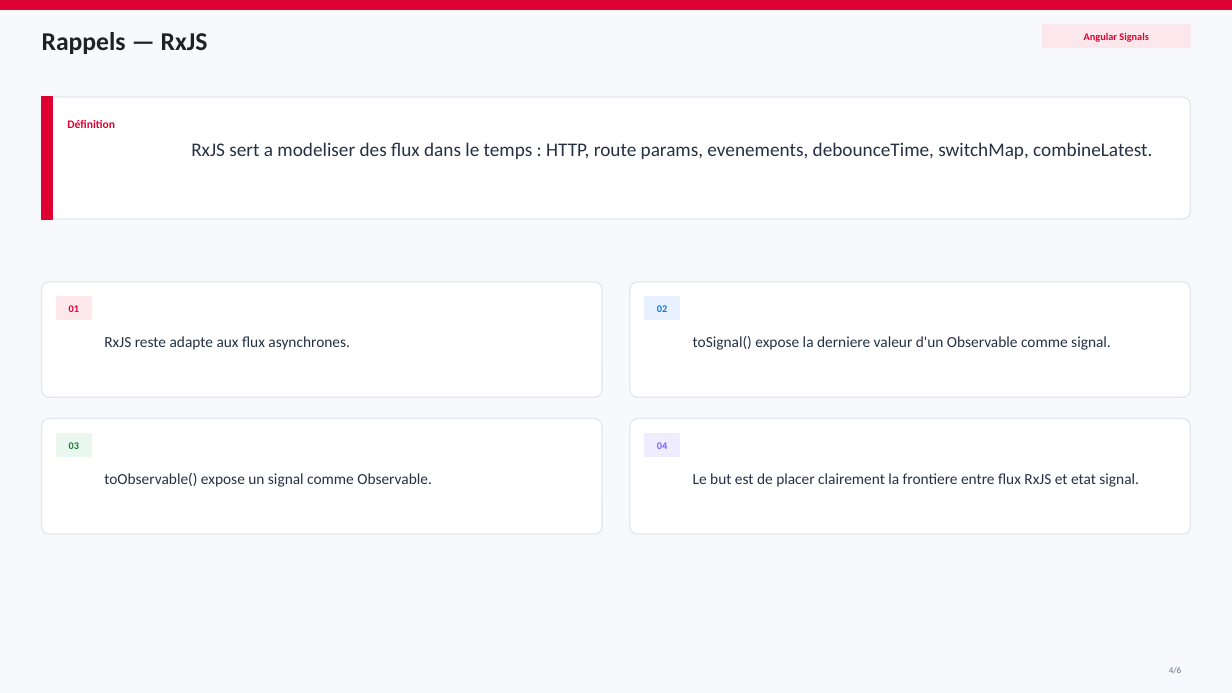
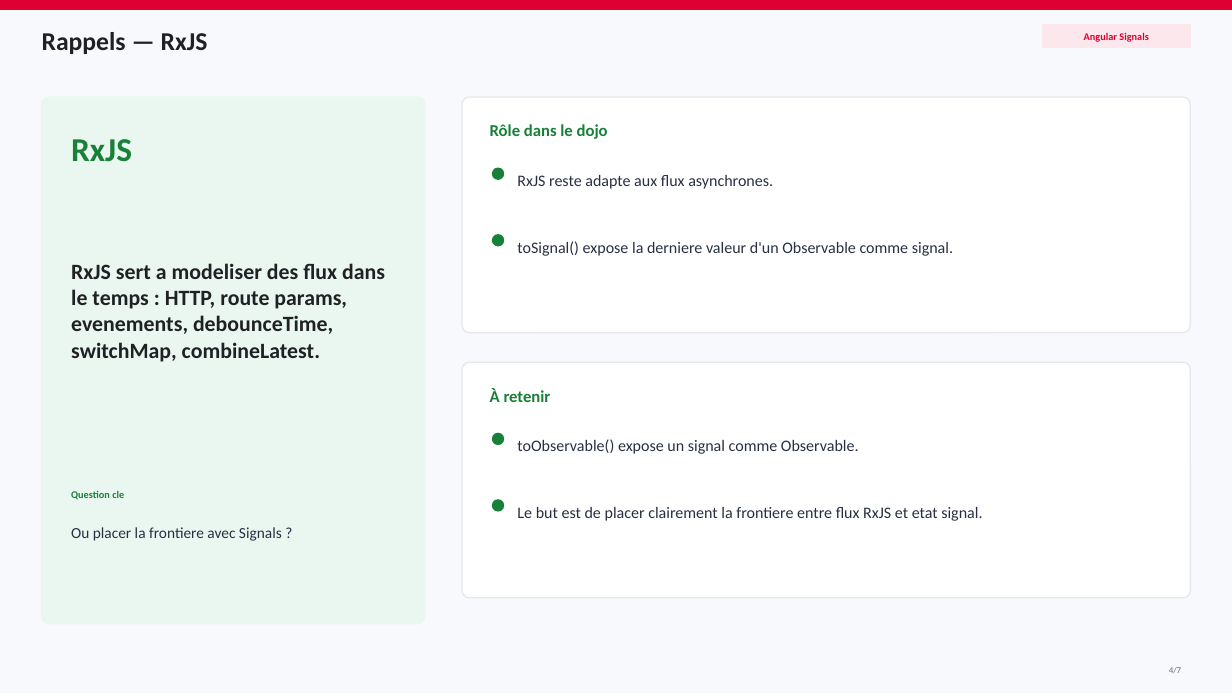
Before and after one commit to AchrafSlaoui/dojo-angular, a slide deck: slide 4 of docs/dojo-signals.pptx. Drawn at 1232x693 pixels with LibreOffice and Linux fonts; fonts in the diff are those of the drawing. Boxes give left, top, right and bottom in pixels: in the first picture for what was removed or moved away, otherwise in the second. Text is boxed around its words. In the diff, an @@ line names an element or a change of style, - is before the commit and + after.

```diff
--- a/docs/dojo-signals.pptx
+++ b/docs/dojo-signals.pptx
@@ rectangle removed at [42, 97, 53, 219] @@
@@ rounded rectangle added at [42, 97, 425, 624], fill #EAF7F0, outline #EAF7F0 1 pt @@
@@ rounded rectangle at [462, 97, 1190, 333]: proportions changed @@
@@ rounded rectangle: place and size @@
-rounded rectangle at [42, 97, 1190, 219]
+rounded rectangle at [462, 97, 1190, 333]
@@ text removed at [67, 120, 115, 128] @@
-Définition
@@ text added at [71, 139, 132, 161], 26 pt, text #188038, bold @@
+RxJS
@@ text added at [490, 124, 608, 139], 13 pt, text #188038, bold @@
+Rôle dans le dojo
@@ ellipse added at [493, 168, 504, 179], fill #188038, outline #188038 1 pt @@
@@ size 12 to 12.5 pt in 4 elements at [517, 507, 982, 521], [517, 241, 953, 256], [517, 439, 859, 454], [517, 175, 773, 189] @@
@@ text "RxJS reste adapte aux flux ...": place and size @@
-text "RxJS reste adapte aux flux ..." at [104, 336, 350, 350]
+text "RxJS reste adapte aux flux ..." at [517, 175, 773, 189]
@@ text "RxJS sert a modeliser des ...": place and size @@
-text "RxJS sert a modeliser des ..." at [191, 142, 1152, 159]
+text "RxJS sert a modeliser des ..." at [71, 263, 385, 362]
@@ text "RxJS sert a modeliser des ..." at [71, 263, 385, 362]: size 15 to 17 pt, text colour #273043 to #202124, bold on @@
@@ ellipse added at [493, 235, 504, 246], fill #188038, outline #188038 1 pt @@
@@ text "toSignal() expose la derniere valeur ...": place and size @@
-text "toSignal() expose la derniere valeur ..." at [693, 336, 1111, 350]
+text "toSignal() expose la derniere valeur ..." at [517, 241, 953, 256]
@@ rounded rectangle removed at [42, 282, 603, 397] @@
@@ rectangle removed at [56, 297, 91, 320] @@
-01
@@ rounded rectangle removed at [630, 282, 1191, 397] @@
@@ rectangle removed at [645, 297, 680, 320] @@
-02
@@ rounded rectangle: place and size @@
-rounded rectangle at [630, 419, 1191, 534]
+rounded rectangle at [462, 362, 1190, 598]
@@ rounded rectangle at [462, 362, 1190, 598]: proportions changed @@
@@ text added at [490, 388, 551, 402], 13 pt, text #188038, bold @@
+À retenir
@@ rounded rectangle removed at [42, 419, 603, 534] @@
@@ rectangle removed at [56, 433, 91, 457] @@
-03
@@ ellipse added at [493, 433, 504, 445], fill #188038, outline #188038 1 pt @@
@@ text "toObservable() expose un signal comme ...": place and size @@
-text "toObservable() expose un signal comme ..." at [104, 473, 432, 487]
+text "toObservable() expose un signal comme ..." at [517, 439, 859, 454]
@@ rectangle removed at [645, 433, 680, 457] @@
-04
@@ text added at [71, 491, 124, 500], 8 pt, text #188038, bold @@
+Question cle
@@ ellipse added at [493, 500, 504, 511], fill #188038, outline #188038 1 pt @@
@@ text "Le but est de placer ...": place and size @@
-text "Le but est de placer ..." at [693, 473, 1139, 487]
+text "Le but est de placer ..." at [517, 507, 982, 521]
@@ text added at [71, 527, 282, 541], 12 pt, text #273043 @@
+Ou placer la frontiere avec Signals ?
```
Also in this commit, not shown: 5 other slides changed, 1 slide added, 2 other files.
